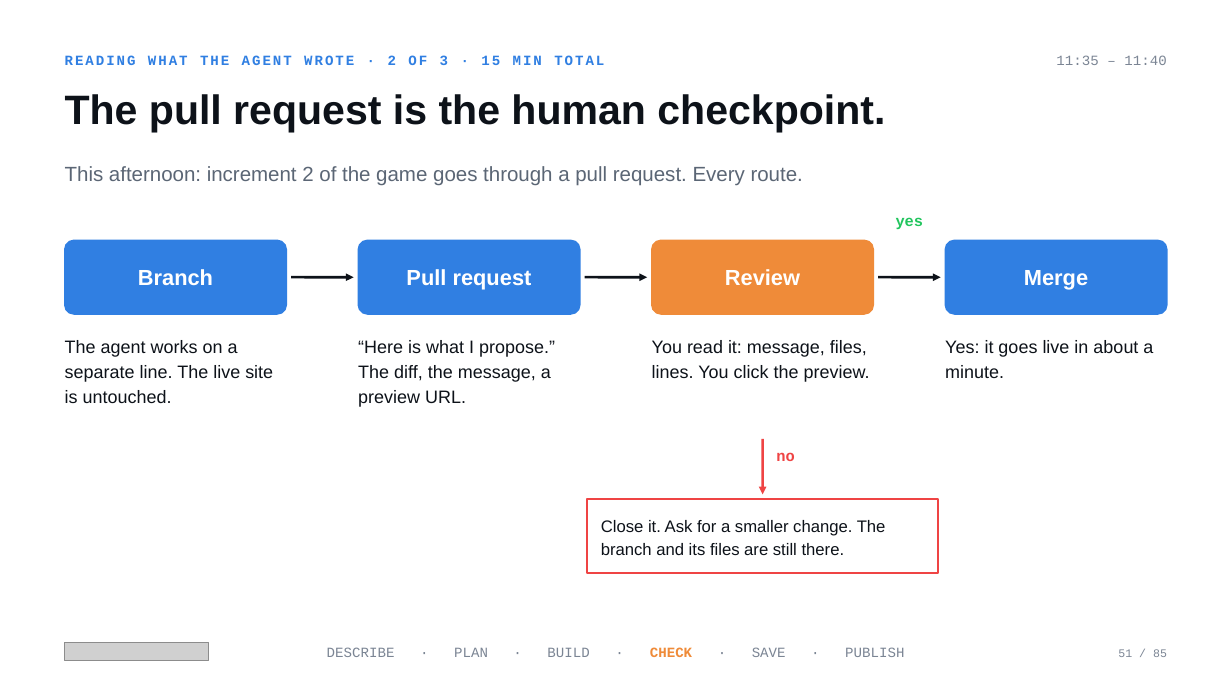
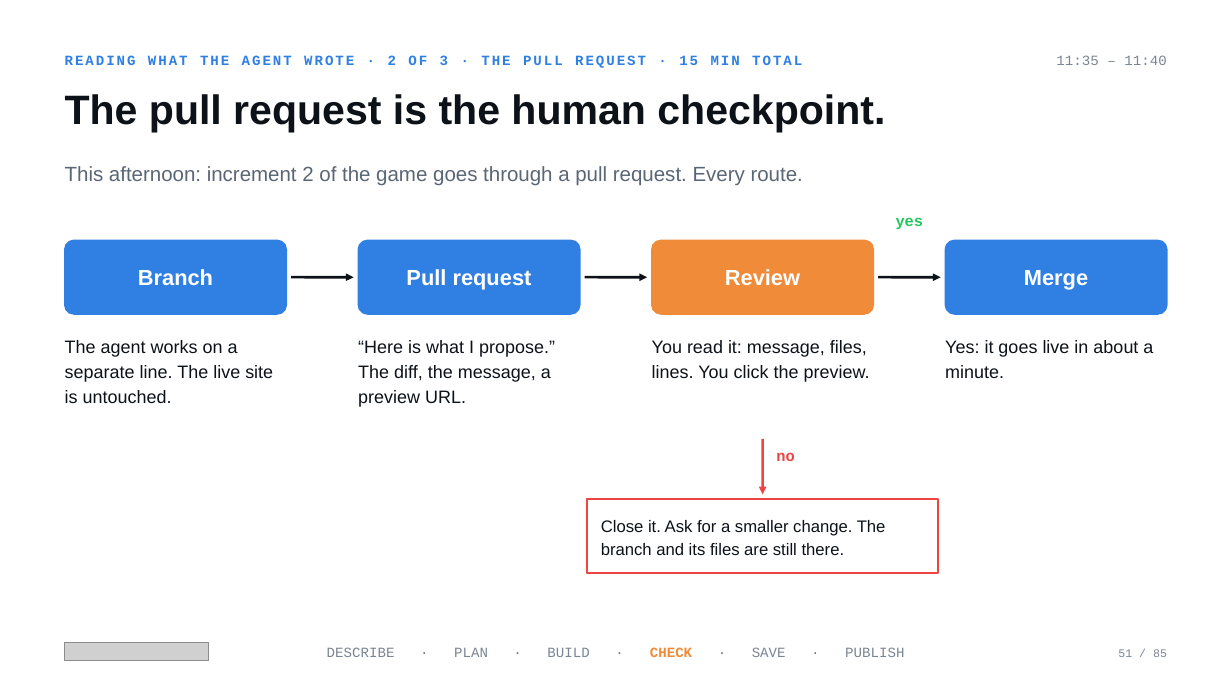
Before and after one commit to mrhinkle/Vibe-Coding-for-Non-Technical-Professionals, a slide deck: slide 51 of presentations/ato-2026-workshop/ato-2026-workshop.pptx. Drawn at 1232x693 pixels with LibreOffice and Linux fonts; fonts in the diff are those of the drawing; grey boxes stand for pictures. Boxes give left, top, right and bottom in pixels: in the first picture for what was removed or moved away, otherwise in the second. Text is boxed around its words. In the diff, an @@ line names an element or a change of style, - is before the commit and + after.

```diff
--- a/presentations/ato-2026-workshop/ato-2026-workshop.pptx
+++ b/presentations/ato-2026-workshop/ato-2026-workshop.pptx
@@ text at [65,55,802,68]: text changed @@
-READING WHAT THE AGENT WROTE · 2 OF 3 · 15 MIN TOTAL
+READING WHAT THE AGENT WROTE · 2 OF 3 · THE PULL REQUEST · 15 MIN TOTAL
```
Also in this commit, not shown: 9 other slides changed, 18 other files.
